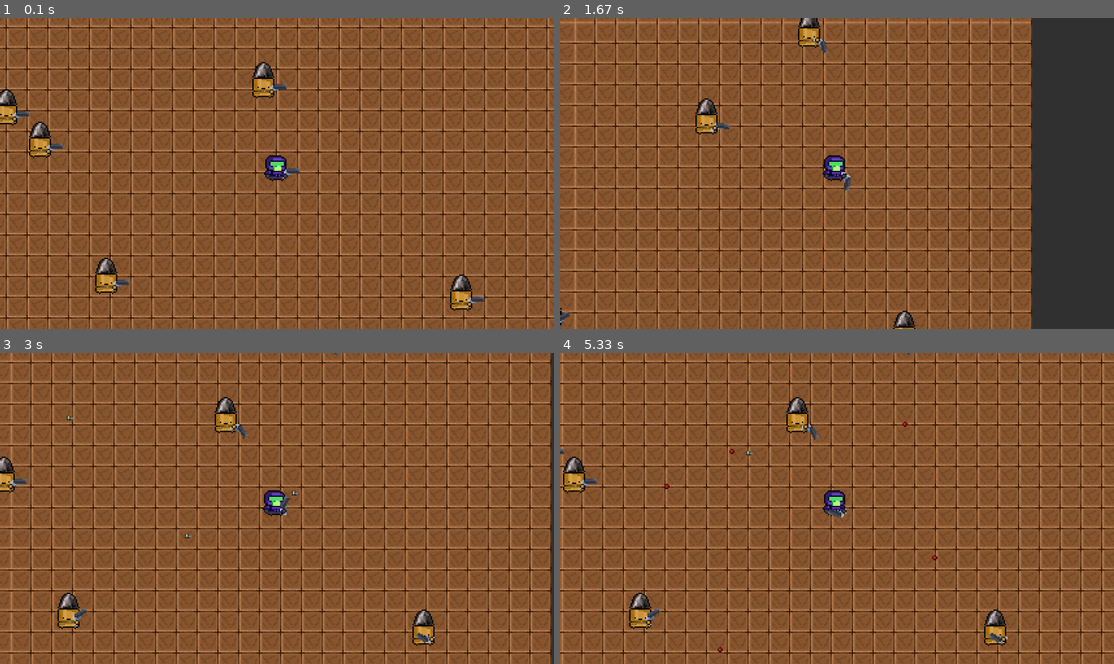
Above: before the commit, frames 1-4 (two rows, left to right).
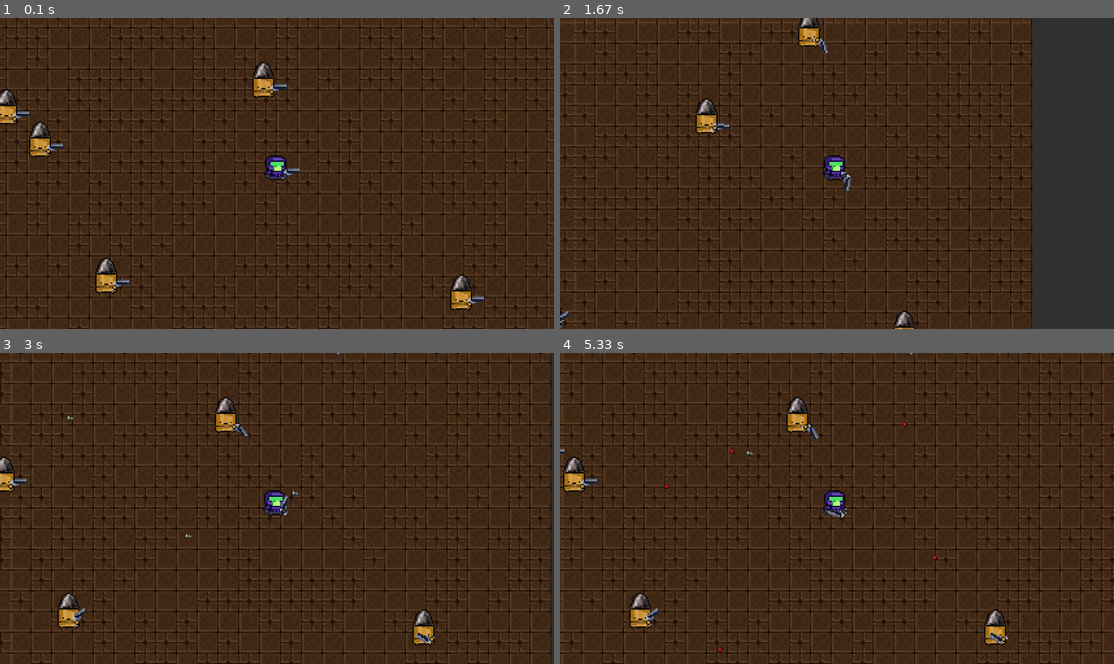
Above: after the commit, the same moments.

Repository: aninstan/pygame
Game: pygame game, started from main.py
Same seed, same stepped clock (60 frames per second), same inputs: the game is played once before the commit and once after it.
Inputs (mouse positions are in pixels of both pictures, inside the frame that each line leads up to):
- Up to frame 1 (0.1 s): no input
- Up to frame 2 (1.67 s): hold D 0.33-0.8 s; move the mouse to (814, 185) at 0.37 s; hold W 0.83-1.13 s; move the mouse to (1014, 164) at 0.87 s; hold D 1.17-1.63 s; move the mouse to (837, 195) at 1.2 s
- Up to frame 3 (3 s): hold A 1.67-2.2 s; move the mouse to (144, 511) at 1.7 s; click (105, 461) at 2.28 s; hold S 2.57-2.87 s; click (105, 580) at 2.65 s; hold A from 2.9 s (still down); click (360, 399) at 2.98 s
- Up to frame 4 (5.33 s): release A at 3.3 s; hold W 3.33-3.7 s; click (1041, 617) at 3.42 s; hold D 3.73-4.37 s; click (903, 536) at 3.82 s; hold S 4.4-4.77 s; click (848, 402) at 4.48 s; hold A 4.8-5.27 s; click (704, 446) at 4.88 s; hold D from 5.3 s (still down)

The runs differ from the first frame. In frame 1, 98% of the frame differs, in the area x 0-100%, y 0-100%; in frame 2, 84%; in frame 3, 98%; in frame 4, 98%.

Commit message:
random floor + color changes

Diff:
--- a/assets_loader.py
+++ b/assets_loader.py
@@ -7,7 +7,8 @@
 from constants import WEAPON_ROTATE_RESOLUTION
 
 
-tile_img = pygame.image.load("assets/floortile2.png")
+tile1_img = pygame.image.load("assets/floortile1.png")
+tile2_img = pygame.image.load("assets/floortile2.png")
 
 player_sprite_sheet_image = pygame.image.load('assets/character_animations.png')
 player_sprite_sheet = SpriteSheet(player_sprite_sheet_image)
@@ -28,8 +29,6 @@
 
 player_bullet_img = pygame.image.load("./assets/bullet.png")
 enemy_bullet_img = pygame.image.load("./assets/enemy_bullet.png")
-buffed_bird_img = pygame.image.load("./assets/buffed_bird_yes.png")
-
 
 gun = Weapon(Vec2(0, 0), Vec2(31, -7), 15, rotated_gun_array, player_bullet_img)
 player_flare_gun = Weapon(Vec2(0, 0), Vec2(10, -5), 15, rotated_flare_gun_array, player_bullet_img)
--- a/world.py
+++ b/world.py
@@ -6,7 +6,7 @@
 from game_classes import GameObject, Weapon
 from character import Character
 from screen import create_screen_and_canvas
-from assets_loader import tile_img, bullet_enemy_animation_list, bullet_enemy_hand_img, rotated_flare_gun_array, enemy_bullet_img, font_location
+from assets_loader import tile1_img, tile2_img, bullet_enemy_animation_list, bullet_enemy_hand_img, rotated_flare_gun_array, enemy_bullet_img, font_location
 from constants import TILE_SIZE, ANIMATION_FPS, BLACK, WHITE
 
 
@@ -25,6 +25,11 @@
         self.floortiles: list[GameObject] = []
         for y in range(height):
             for x in range(width):
+                randint = random.randint(0, 1)
+                if randint == 0:
+                    tile_img = tile1_img
+                else:
+                    tile_img = tile2_img
                 self.floortiles.append(GameObject(Vec2(x*TILE_SIZE - TILE_SIZE*width/2, y*TILE_SIZE - TILE_SIZE*height/2), tile_img))
 
         self.enemies: list[Character] = []
Binary file removed: assets/buffed_bird_yes.png
Binary file changed: assets/flare_gun.png
Binary file changed: assets/floortile1.png
Binary file changed: assets/floortile2.png
